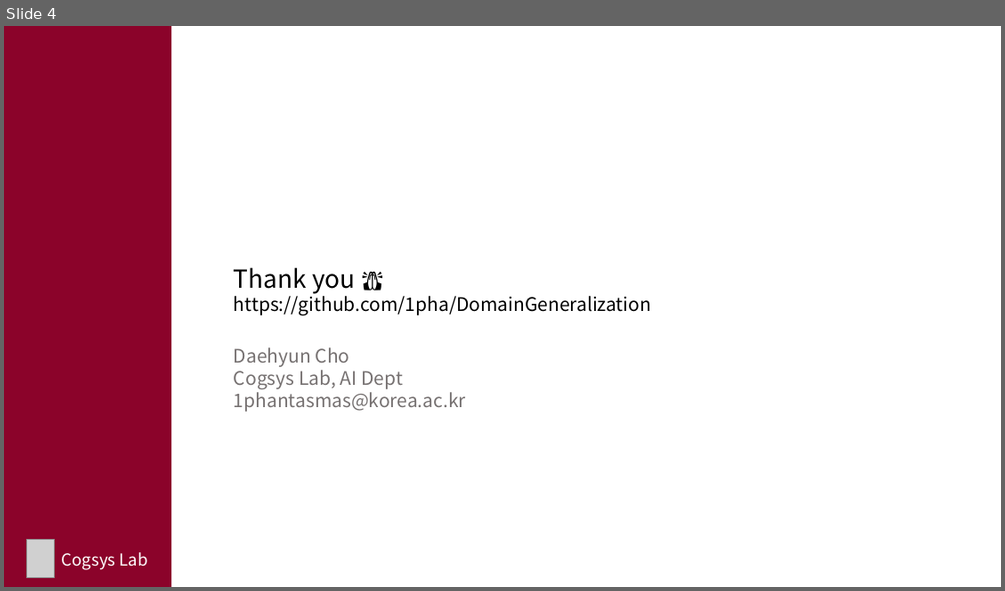
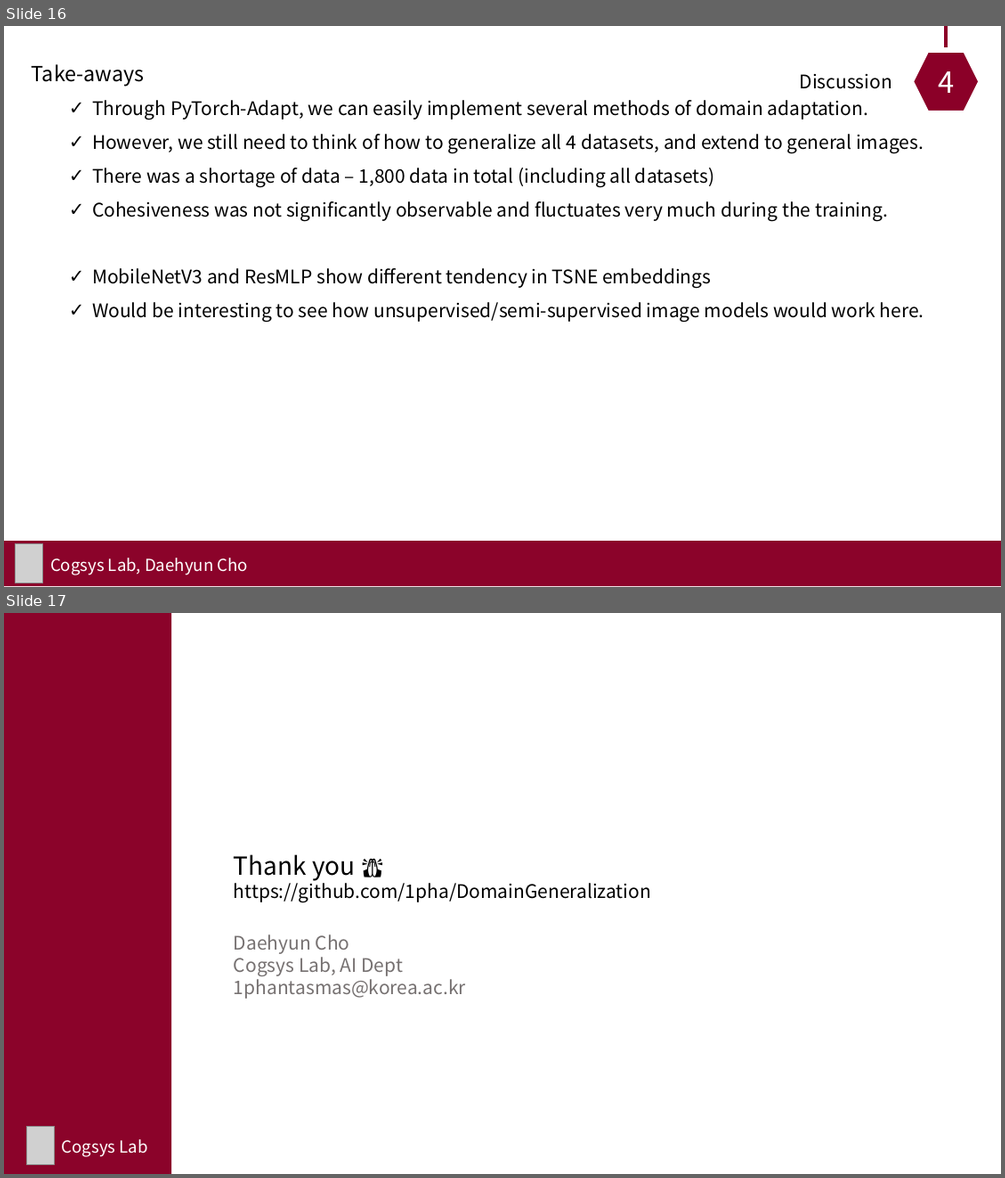
Before and after one commit to 1pha/DomainGeneralization, a slide deck: assets/Project2 Result.pptx. Shown one above the other, each under a label of ours: slide 4 before the commit, slides 16 and 17 after it. The pictures are 1005x591 and 1005x1178 pixels, drawn with LibreOffice and Linux fonts; fonts in the diff are those of the drawing; grey boxes stand for pictures. Boxes give left, top, right and bottom in pixels: in the first picture for what was removed or moved away, otherwise in the second. Text is boxed around its words. In the diff, an @@ line names an element or a change of style, - is before the commit and + after.

Commit message:
[Adapt] final results

```diff
--- a/assets/Project2 Result.pptx
+++ b/assets/Project2 Result.pptx
@@ slide 16 added at (x1=4, y1=26, x2=1001, y2=587), background #FFFFFF @@
@@ hexagon added at (x1=908, y1=47, x2=984, y2=117), fill #8B0028, outline #FFFFFF 10 pt, 28 pt, text #FFFFFF @@
+4
@@ line added from (947, 26) to (947, 47), #8B0028 3 pt @@
@@ text added at (x1=32, y1=64, x2=924, y2=321), 18 pt, text #000000 @@
+Take-aways
+  ✓ Through PyTorch-Adapt, we can easily implement several methods of domain adaptation.
+  ✓ However, we still need to think of how to generalize all 4 datasets, and extend to general images.
+  ✓ There was a shortage of data – 1,800 data in total (including all datasets)
+  ✓ Cohesiveness was not significantly observable and fluctuates very much during the training.
+  ✓ MobileNetV3 and ResMLP show different tendency in TSNE embeddings
+  ✓ Would be interesting to see how unsupervised/semi-supervised image models would work here.
@@ text added at (x1=800, y1=74, x2=892, y2=89), 18 pt, text #000000 @@
+Discussion
@@ rectangle added at (x1=4, y1=540, x2=1001, y2=586), fill #8B032A @@
@@ picture added at (x1=16, y1=544, x2=43, y2=583) @@
@@ text added at (x1=50, y1=557, x2=248, y2=575), 16 pt, text #FFFFFF @@
+Cogsys Lab, Daehyun Cho
@@ what was slide 4 is now slide 17 @@
```
Also in this commit, not shown: 3 slides changed, 12 other slides added, 1 slide removed, 9 other files.
